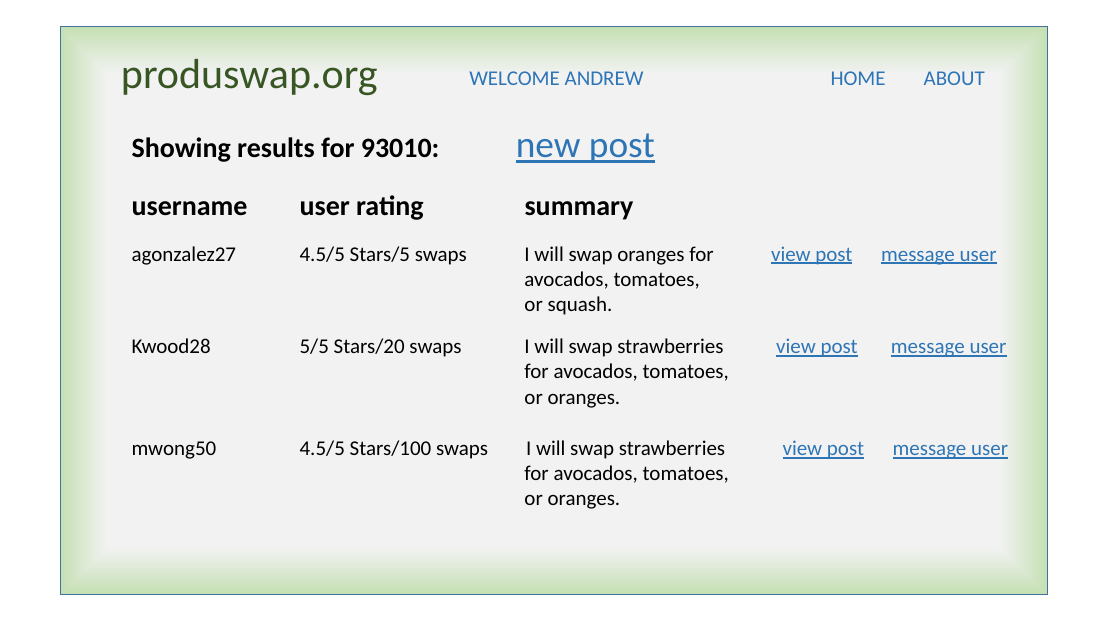
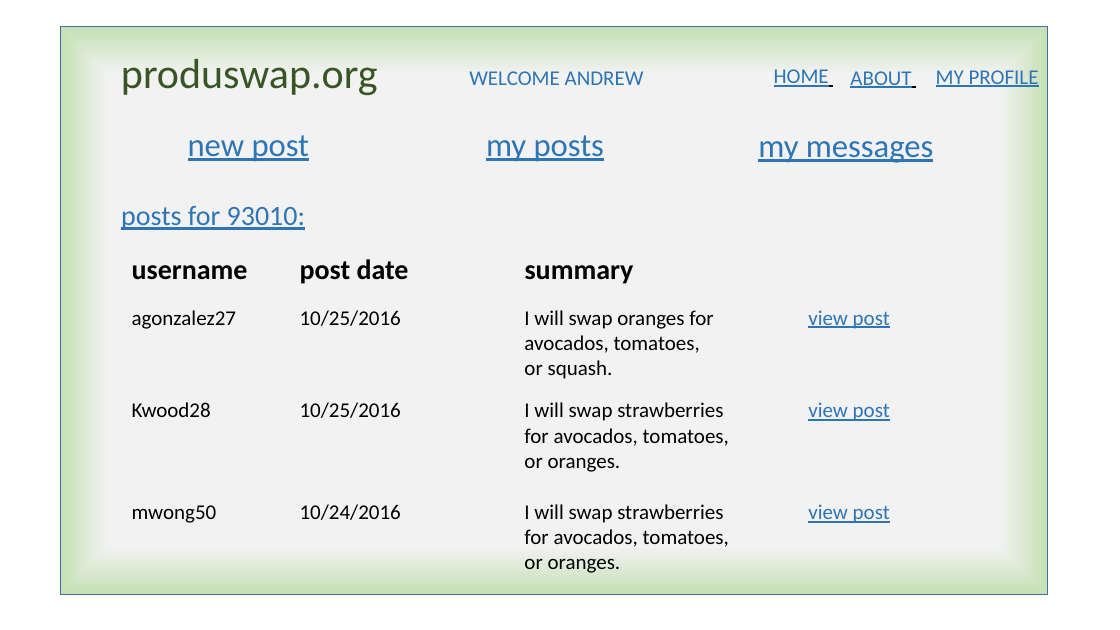
Before and after one commit to agonzalez27/project2_produswap-org, a slide deck: slide 2 of produswap-org.pptx. Drawn at 1120x630 pixels with LibreOffice and Linux fonts; fonts in the diff are those of the drawing. Boxes give left, top, right and bottom in pixels: in the first picture for what was removed or moved away, otherwise in the second. Text is boxed around its words. In the diff, an @@ line names an element or a change of style, - is before the commit and + after.

```diff
--- a/produswap-org.pptx
+++ b/produswap-org.pptx
@@ text "HOME": place and size @@
-text "HOME" at <box>831,71,886,85</box>
+text "HOME" at <box>774,69,829,87</box>
@@ text "HOME" at <box>774,69,829,87</box>: underline on @@
@@ text "ABOUT" at <box>850,71,911,88</box>: underline on @@
@@ text "ABOUT": place and size @@
-text "ABOUT" at <box>924,71,985,85</box>
+text "ABOUT" at <box>850,71,911,88</box>
@@ text added at <box>936,70,1039,87</box>, 18 pt, text #2E75B6, underline @@
+MY PROFILE
@@ text "new post": place and size @@
-text "new post" at <box>516,133,655,163</box>
+text "new post" at <box>188,135,310,162</box>
@@ text "new post" at <box>188,135,310,162</box>: size 32 to 28 pt @@
@@ text added at <box>486,135,604,162</box>, 28 pt, text #2E75B6, underline @@
+my posts
@@ text added at <box>758,141,934,163</box>, 28 pt, text #2E75B6, underline @@
+my messages
@@ text at <box>121,206,305,230</box>: text changed; text colour #000000 to #2E75B6; bold off @@
-Showing results for 93010:
+posts for 93010:
@@ text at <box>132,259,634,284</box>: text changed @@
-username user rating summary
+username post date summary
@@ text at <box>132,310,713,329</box>: text changed @@
-agonzalez27 4.5/5 Stars/5 swaps I will swap oranges for view post message user
+agonzalez27 10/25/2016 I will swap oranges for view post
@@ text at <box>132,402,723,421</box>: text changed @@
-Kwood28 5/5 Stars/20 swaps I will swap strawberries view post message user
+Kwood28 10/25/2016 I will swap strawberries view post
@@ 3 texts: place and size @@
-3 texts at <box>132,246,997,509</box>
+3 texts at <box>132,310,729,573</box>
@@ text at <box>132,504,723,523</box>: text changed @@
-mwong50 4.5/5 Stars/100 swaps I will swap strawberries view post message user
+mwong50 10/24/2016 I will swap strawberries view post
```
Also in this commit, not shown: 4 other slides changed, 4 slides added, 7 other files.
